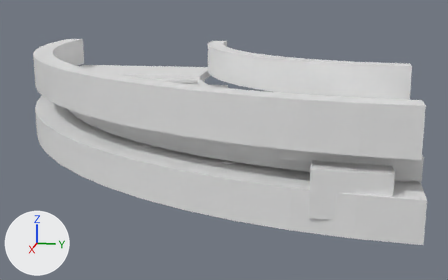
One commit to the glTF model assets/source/infrastructure/directorate/conveyors/models/curve_90_right/flowing_lod0.glb: the scene before it, then after it.
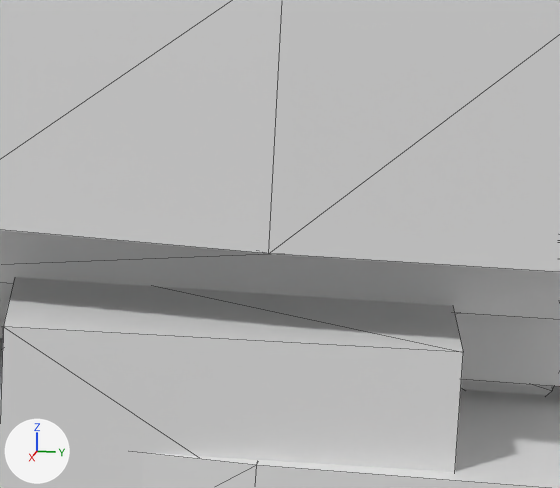
Each version appears first whole from a 50 mm lens placed at (0.5637, -0.0356, 0.3976), pointed at (0.1487, -0.1186, 0.2939), and next in a close-up on the part from 69% to 92% of the width and 39% to 71% of the height. Every picture has the same lights, and +X, +Y and +Z are marked at lower left. The first two pictures are the older version. The close-ups show mesh edges as thin lines. Vertices at exactly the same position are counted once.

In view in the first close-up: 'flowing_lod0'.
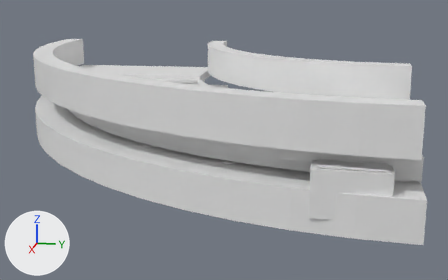
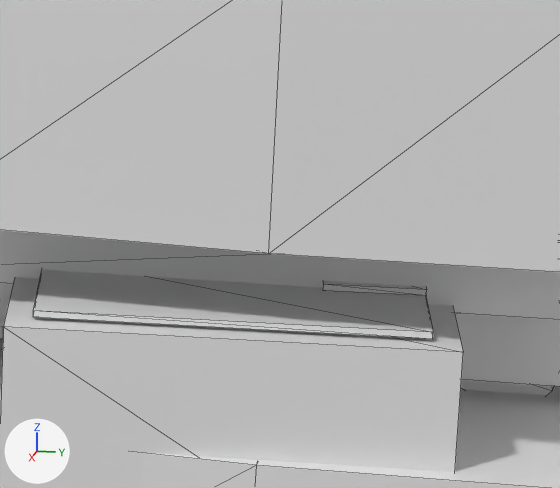
What differs and where, as boxes (x1, y1, x2, y2) in the close-ups (560 x 488 px):
part 1 of me_flowing_lod0, added
    after: (33, 269, 433, 339)
part 2 of me_flowing_lod0, added
    after: (323, 281, 427, 296)

Edits to the bpy script that builds the scene:
```text
Change me_flowing_lod0:
    used by ob_flowing_lod0; location = (0.0, 0.0, 0.0)
    remove me_flowing_lod0.from_pydata(...)  # 560 vertices, 1024 faces; spans x -0.003..0.3, y -0.3..0.003, z 0.289..0.35
    add me_flowing_lod0.from_pydata(...)  # 576 vertices, 1048 faces; spans x -0.003..0.3, y -0.3..0.003, z 0.289..0.35
    me_flowing_lod0 part 1: a new loose piece, a box spanning x 0.27778..0.295, y -0.04778..-0.01611, z 0.31972..0.32028
    me_flowing_lod0 part 2: a new loose piece, a box spanning x 0.27778..0.28444, y -0.02444..-0.01611, z 0.32033..0.32089
```
